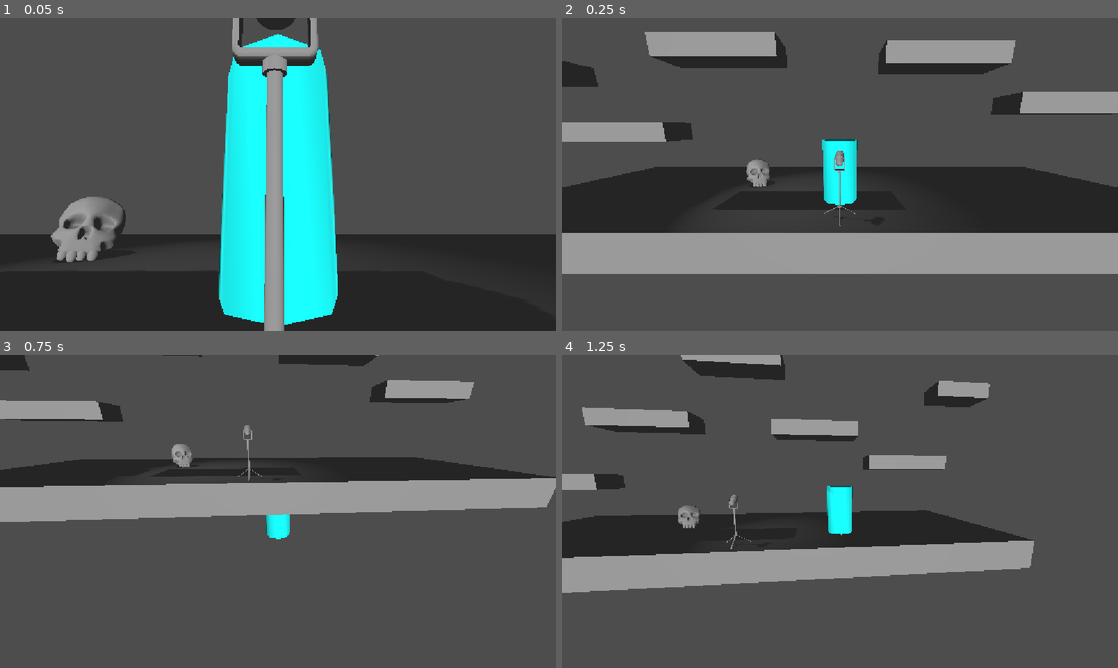
Above: before the commit, frames 1-4 (two rows, left to right).
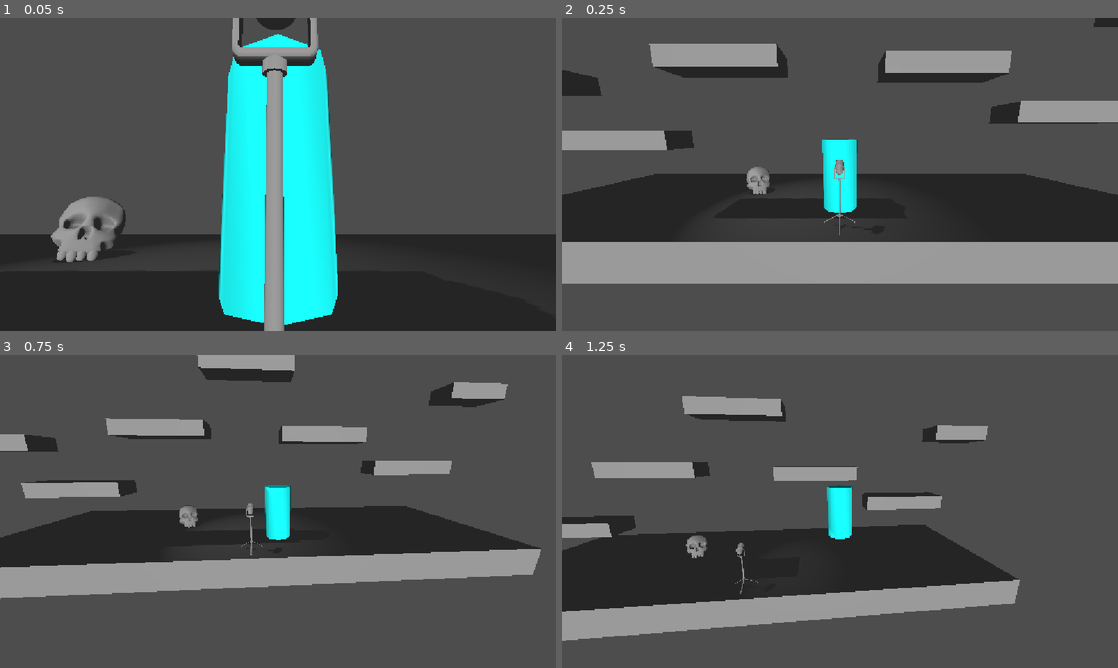
Above: after the commit, the same moments.

Repository: JoesRealAccount/ggj_2026
Game: Godot game, scene res://scenes/shader_testing.tscn
The game is run twice, just before and just after one commit, with the same random seed, the same clock (stepped at 60 frames per second) and the same inputs. This scene is started directly instead of the project's main scene.
Inputs:
- Up to frame 1 (0.05 s): no input
- Up to frame 2 (0.25 s): no input
- Up to frame 3 (0.75 s): tap Enter (switch_mask) at 0.5 s; hold D (move_right) from 0.53 s (still down); hold Enter (switch_mask) from 0.53 s (still down)
- Up to frame 4 (1.25 s): keep holding D (move_right); keep holding Enter (switch_mask); tap W (jump) at 0.77 s

Frame 1 is identical in both runs. In frame 2, 16% of the frame differs, in the area x 0-100%, y 0-85%; in frame 3, 42%, in the area x 0-100%, y 0-78%; in frame 4, 34%.

Commit message:
implementing world toggeling

Diff:
--- a/Globals/signal_manager.gd
+++ b/Globals/signal_manager.gd
@@ -1,3 +1,7 @@
 extends Node
 
 signal player_death
+
+## True if the toggled world is depression false if it is happyness
+## Triggers when the worlds are toggled
+signal world_toggled_is_depression
--- a/mask_manager.gd
+++ b/mask_manager.gd
@@ -9,9 +9,9 @@
 	if event.is_action_pressed("switch_mask"):
 		match shader_overlay_manager.current_overlay:
 			shader_overlay_manager.overlay_types.HAPPYNESS:
-				shader_overlay_manager.current_overlay = shader_overlay_manager.overlay_types.DEPRESSION
+				SignalManager.world_toggled_is_depression.emit(true)
 			_:
-				shader_overlay_manager.current_overlay = shader_overlay_manager.overlay_types.HAPPYNESS
+				SignalManager.world_toggled_is_depression.emit(false)
 
 func _on_player_death():
-	shader_overlay_manager.current_overlay = shader_overlay_manager.overlay_types.HAPPYNESS
+	SignalManager.world_toggled_is_depression.emit(false)
--- a/scenes/shader_testing.tscn
+++ b/scenes/shader_testing.tscn
@@ -54,11 +54,11 @@
 transform = Transform3D(1, 0, 0, 0, 1, 0, 0, 0, 1, 0, -0.5, 0)
 physics_material_override = SubResource("PhysicsMaterial_bw3m6")
 
-[node name="CSGBox3D" type="CSGBox3D" parent="Floor" unique_id=826435802 groups=["world_happiness"]]
+[node name="CSGBox3D" type="CSGBox3D" parent="Floor" unique_id=826435802]
 transform = Transform3D(1, 0, 0, 0, 1, 0, 0, 0, 1, 0, 0, -1.5)
 size = Vector3(20, 1, 7)
 
-[node name="CSGBakedCollisionShape3D" type="CollisionShape3D" parent="Floor" unique_id=11376495 groups=["world_happiness"]]
+[node name="CSGBakedCollisionShape3D" type="CollisionShape3D" parent="Floor" unique_id=11376495]
 shape = SubResource("ConcavePolygonShape3D_uhmka")
 
 [node name="Platform1" type="StaticBody3D" parent="." unique_id=809709939]
--- a/shaders/shader_manager.gd
+++ b/shaders/shader_manager.gd
@@ -39,6 +39,14 @@
 
 func _ready() -> void:
 	_screen_overlay_rect.color = active_overlay_color
+	SignalManager.world_toggled_is_depression.connect(_on_worlds_toggled)
+
+func _on_worlds_toggled(is_depression: bool):
+	match is_depression:
+		true:
+			current_overlay = overlay_types.DEPRESSION
+		_:
+			current_overlay = overlay_types.HAPPYNESS
 
 func _kill_all_current_tweens():
 	for tween: Tween in _current_tweens:
--- a/world_visual_manager.gd
+++ b/world_visual_manager.gd
@@ -10,7 +10,7 @@
 
 var world_one_transparency: float:
 	set(new_value):
-		get_tree().set_group("world_happiness", "transparency", new_value)
+		get_tree().set_group("world_depression", "transparency", new_value)
 		_world_one_hitbox_toggle = _should_hitbox_by_transparency(_world_one_hitbox_toggle, new_value)
 		world_one_transparency = new_value
 		return new_value
@@ -18,20 +18,21 @@
 var _world_one_hitbox_toggle = false:
 	set(new_value):
 		if _world_one_hitbox_toggle != new_value:
-			get_tree().set_group("world_happiness", "disabled", new_value)
+			get_tree().set_group("world_depression", "disabled", !new_value)
 		_world_one_hitbox_toggle = new_value
 		return new_value
 
 var world_two_transparency: float:
 	set(new_value):
-		if _world_two_hitbox_toggle != new_value:
-			get_tree().set_group("world_depression", "transparency", new_value)
+		get_tree().set_group("world_happiness", "transparency", new_value)
+		_world_two_hitbox_toggle = _should_hitbox_by_transparency(_world_two_hitbox_toggle, new_value)
 		world_two_transparency = new_value
 		return new_value
 
+
 var _world_two_hitbox_toggle = true:
 	set(new_value):
-		get_tree().set_group("world_happiness", "disabled", new_value)
+		get_tree().set_group("world_happiness", "disabled", !new_value)
 		_world_two_hitbox_toggle = _should_hitbox_by_transparency(_world_two_hitbox_toggle, new_value)
 		_world_two_hitbox_toggle = new_value
 		return new_value
@@ -47,7 +48,17 @@
 
 # Called when the node enters the scene tree for the first time.
 func _ready() -> void:
-	_tween_transparency(WORLDS.DEPRESSION, 1.0, 10)
+	SignalManager.world_toggled_is_depression.connect(_toggle_worlds)
+
+func _toggle_worlds(is_depression: bool):
+	_kill_all_current_tweens()
+	match is_depression:
+		true:
+			_tween_transparency(WORLDS.HAPPINESS, 1.0, 2.0)
+			_tween_transparency(WORLDS.DEPRESSION, 0.0, 0.0)
+		_:
+			_tween_transparency(WORLDS.DEPRESSION, 1.0, 2.0)
+			_tween_transparency(WORLDS.HAPPINESS, 0.0, 0.0)
 
 func _kill_all_current_tweens():
 	for tween: Tween in _current_tweens:
